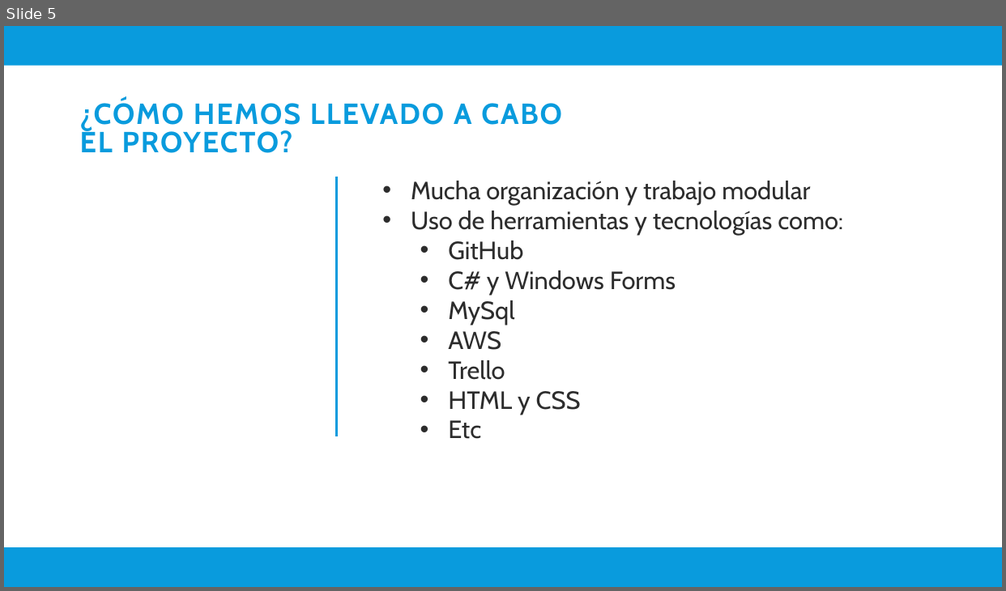
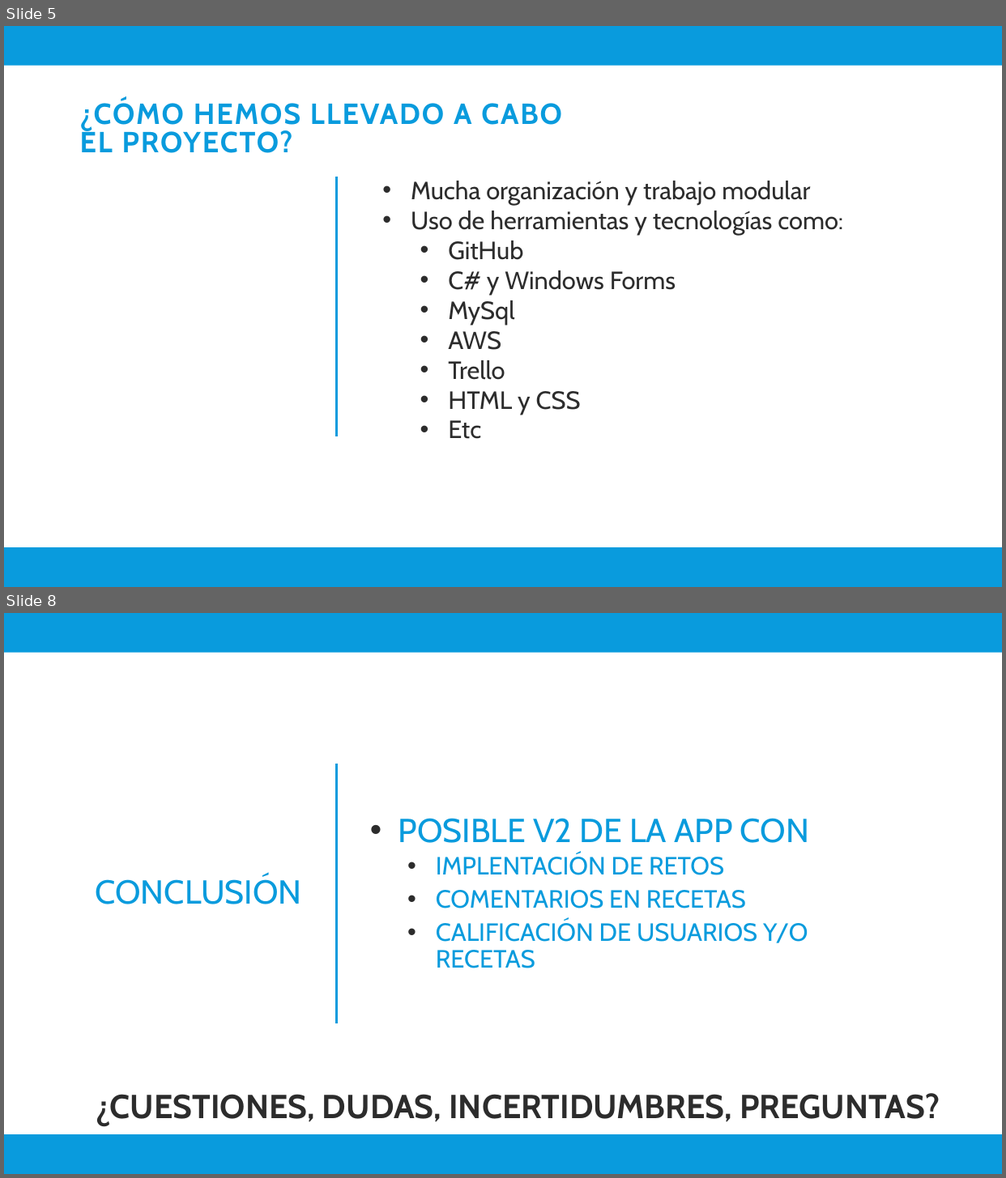
Before and after one commit to Joolmo/ProyectoIntegrado, a slide deck: Informe y PWP del Proyecto/Presentacion Proyecto.pptx. Shown one above the other, each under a label of ours: slide 5 before the commit, slides 5 and 8 after it; the slides between them are not shown. The pictures are 1006x591 and 1006x1178 pixels, drawn with LibreOffice and Linux fonts; fonts in the diff are those of the drawing. Boxes give left, top, right and bottom in pixels: in the first picture for what was removed or moved away, otherwise in the second. Text is boxed around its words. In the diff, an @@ line names an element or a change of style, - is before the commit and + after.

```diff
--- a/Informe y PWP del Proyecto/Presentacion Proyecto.pptx
+++ b/Informe y PWP del Proyecto/Presentacion Proyecto.pptx
@@ slide 8 added at box(4, 613, 1002, 1174), background #FFFFFF @@
@@ rectangle added at box(4, 628, 1002, 762), fill #2C2C2C @@
@@ rectangle added at box(4, 613, 1002, 1174), fill #FFFFFF @@
@@ rectangle added at box(4, 613, 1002, 653), fill #099BDD @@
@@ line added from (336, 764) to (336, 1024), #099BDD 2 pt @@
@@ text added at box(398, 818, 809, 969), 24 pt, text #099BDD @@
+• POSIBLE V2 DE LA APP CON
+  • IMPLENTACIÓN DE RETOS
+  • COMENTARIOS EN RECETAS
+  • CALIFICACIÓN DE USUARIOS Y/O RECETAS
@@ title added at box(96, 875, 302, 905), 32 pt, text #099BDD @@
+CONCLUSIÓN
@@ text added at box(96, 1093, 940, 1127), 32 pt, text #2C2C2C, bold @@
+¿CUESTIONES, DUDAS, INCERTIDUMBRES, PREGUNTAS?
@@ rectangle added at box(4, 1135, 1002, 1174), fill #099BDD @@
```
Also in this commit, not shown: 2 other slides added.
